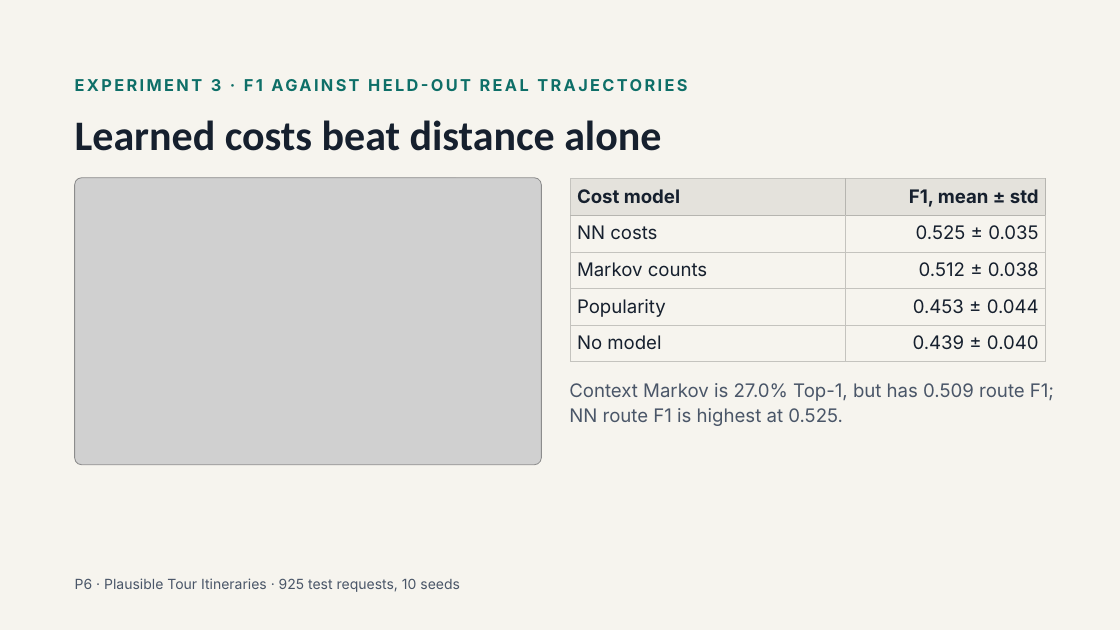
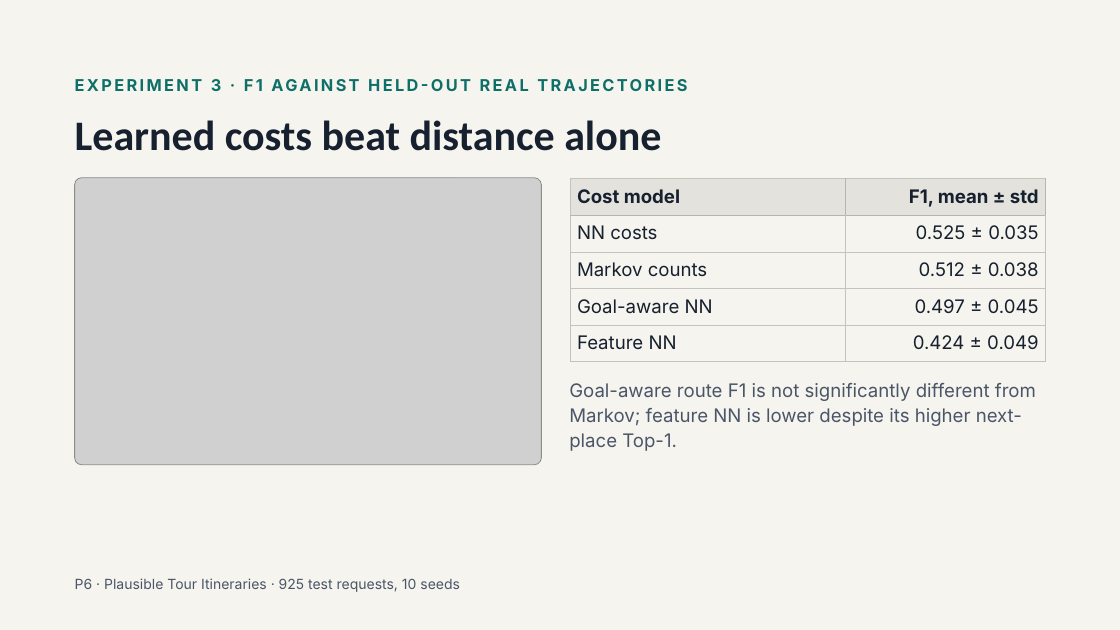
Before and after one commit to salmashamss21/Neuro_Symbolic_Tour_Planner, a slide deck: slide 11 of docs/P6 Plausible Tour Itineraries.pptx. Drawn at 1120x630 pixels with LibreOffice and Linux fonts; fonts in the diff are those of the drawing; grey boxes stand for pictures. Boxes give left, top, right and bottom in pixels: in the first picture for what was removed or moved away, otherwise in the second. Text is boxed around its words. In the diff, an @@ line names an element or a change of style, - is before the commit and + after.

```diff
--- a/docs/P6 Plausible Tour Itineraries.pptx
+++ b/docs/P6 Plausible Tour Itineraries.pptx
@@ table at box(571, 179, 1045, 362) @@
-row 4, column 1: Popularity
+row 4, column 1: Goal-aware NN
-row 4, column 2: 0.453 ± 0.044
+row 4, column 2: 0.497 ± 0.045
-row 5, column 1: No model
+row 5, column 1: Feature NN
-row 5, column 2: 0.439 ± 0.040
+row 5, column 2: 0.424 ± 0.049
@@ text at box(569, 383, 1036, 451): text changed @@
-Context Markov is 27.0% Top-1, but has 0.509 route F1; NN route F1 is highest at 0.525.
+Goal-aware route F1 is not significantly different from Markov; feature NN is lower despite its higher next-place Top-1.
```
Also in this commit, not shown: 2 other slides changed, 6 other files.
